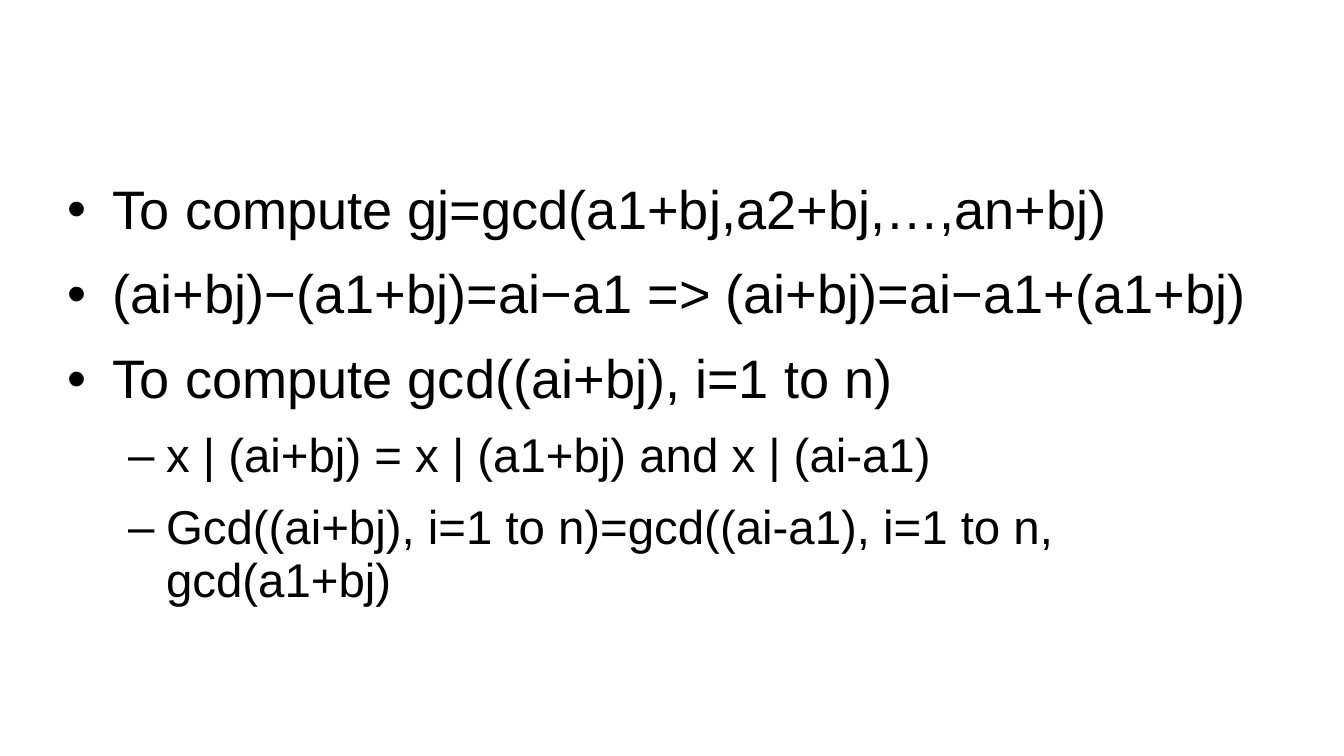
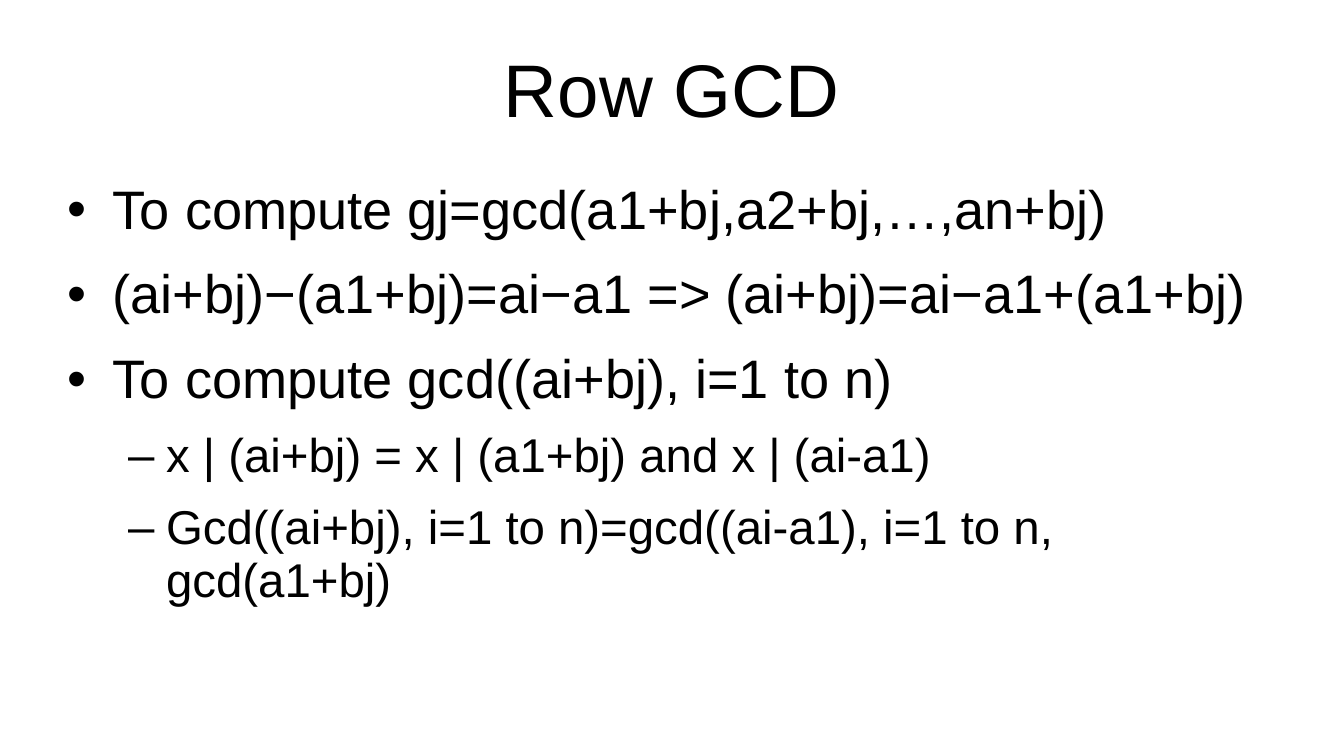
Before and after one commit to kindaichinisan/CompetitiveProgramming, a slide deck: slide 45 of MyCode/competitive_programming.ppt (slide 96 before the commit). Drawn at 1344x756 pixels with LibreOffice and Linux fonts; fonts in the diff are those of the drawing. Boxes give left, top, right and bottom in pixels: in the first picture for what was removed or moved away, otherwise in the second. Text is boxed around its words. In the diff, an @@ line names an element or a change of style, - is before the commit and + after.

```diff
--- a/MyCode/competitive_programming.ppt
+++ b/MyCode/competitive_programming.ppt
@@ title added at (504, 65, 839, 118), 44 pt, text #000000 @@
+Row GCD
```
Also in this commit, not shown: 1 other slide changed, 27 slides added, 1 slide removed, 6 other files.
